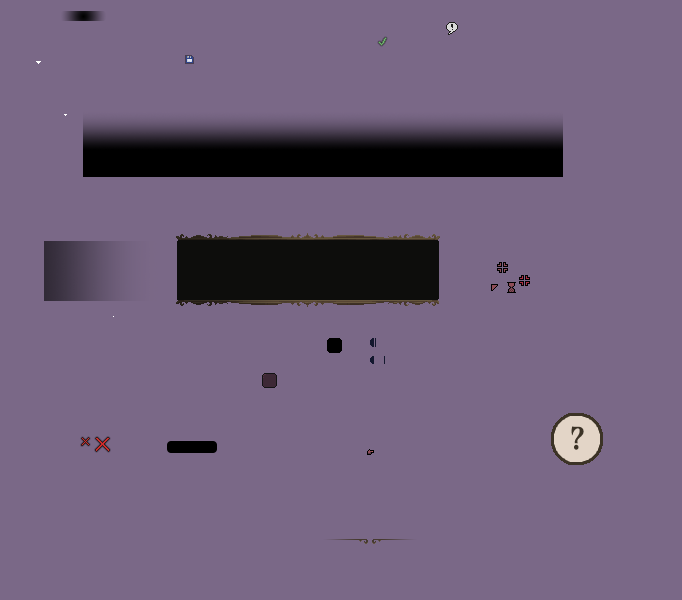
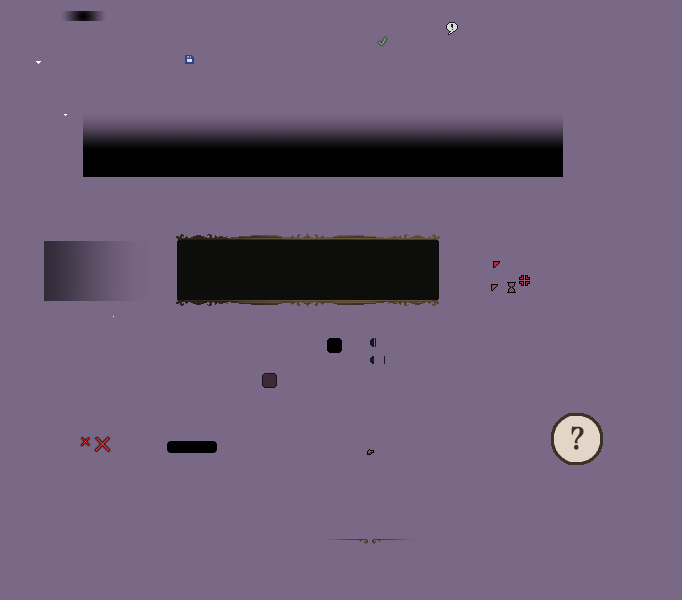
Revision of a layered 682 x 600 image; what changed, layer by layer:
painted on "MouseCursorCombatMode.png" over (493, 261, 508, 273)
painted on "MouseCursorWait.png" over (509, 283, 514, 292)
